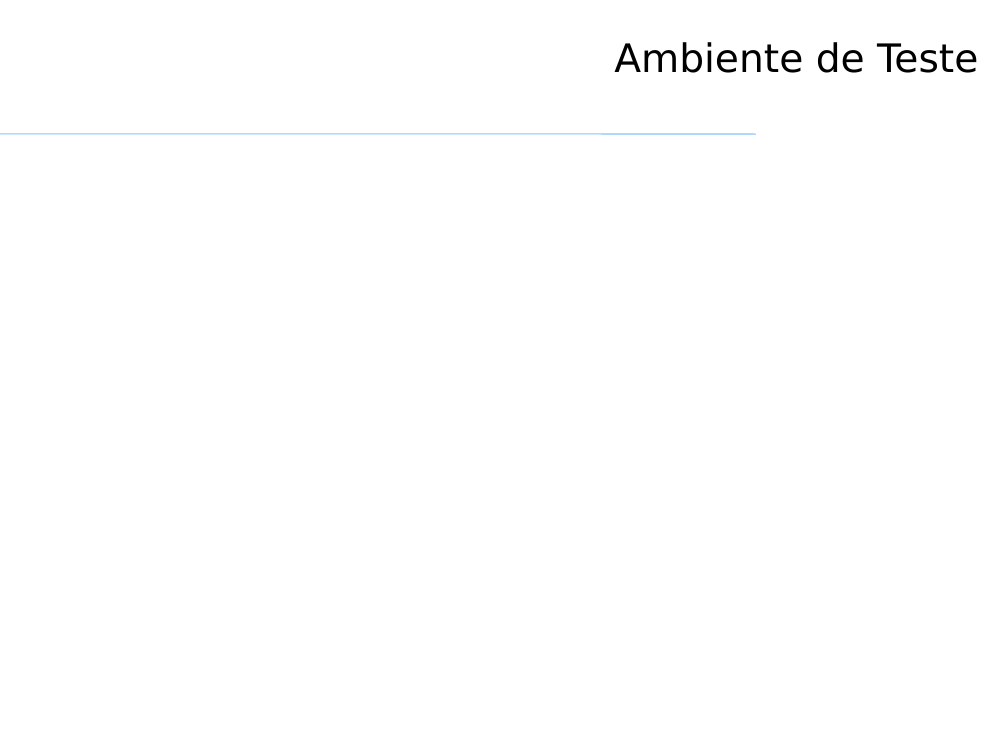
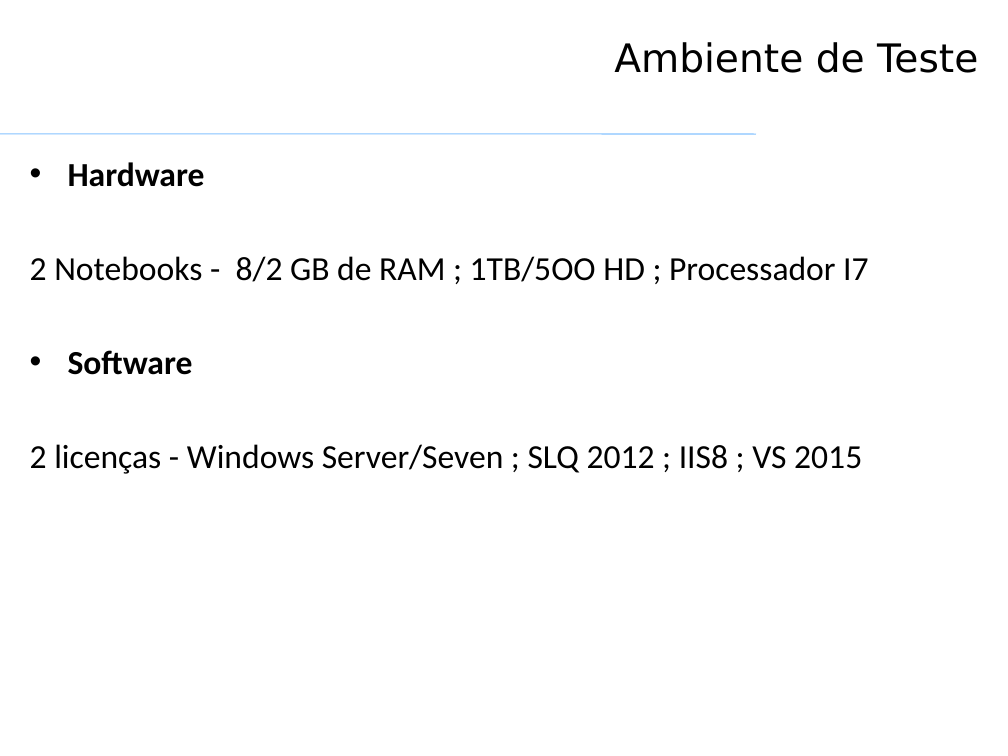
Before and after one commit to VagnerAlcantara/TCC, a slide deck: slide 14 of Qualidade de Produto de SW/Qualidade de produto de SW - TRABALHO.pptx. Drawn at 1008x756 pixels with LibreOffice and Linux fonts; fonts in the diff are those of the drawing; background and template pictures are left out. Boxes give left, top, right and bottom in pixels: in the first picture for what was removed or moved away, otherwise in the second. Text is boxed around its words. In the diff, an @@ line names an element or a change of style, - is before the commit and + after.

```diff
--- a/Qualidade de Produto de SW/Qualidade de produto de SW - TRABALHO.pptx
+++ b/Qualidade de Produto de SW/Qualidade de produto de SW - TRABALHO.pptx
@@ text added at (x1=30, y1=162, x2=868, y2=474), 24 pt, text #000000 @@
+• Hardware
+2 Notebooks - 8/2 GB de RAM ; 1TB/5OO HD ; Processador I7
+• Software
+2 licenças - Windows Server/Seven ; SLQ 2012 ; IIS8 ; VS 2015
```
Also in this commit, not shown: 1 other slide changed, 3 slides added.
